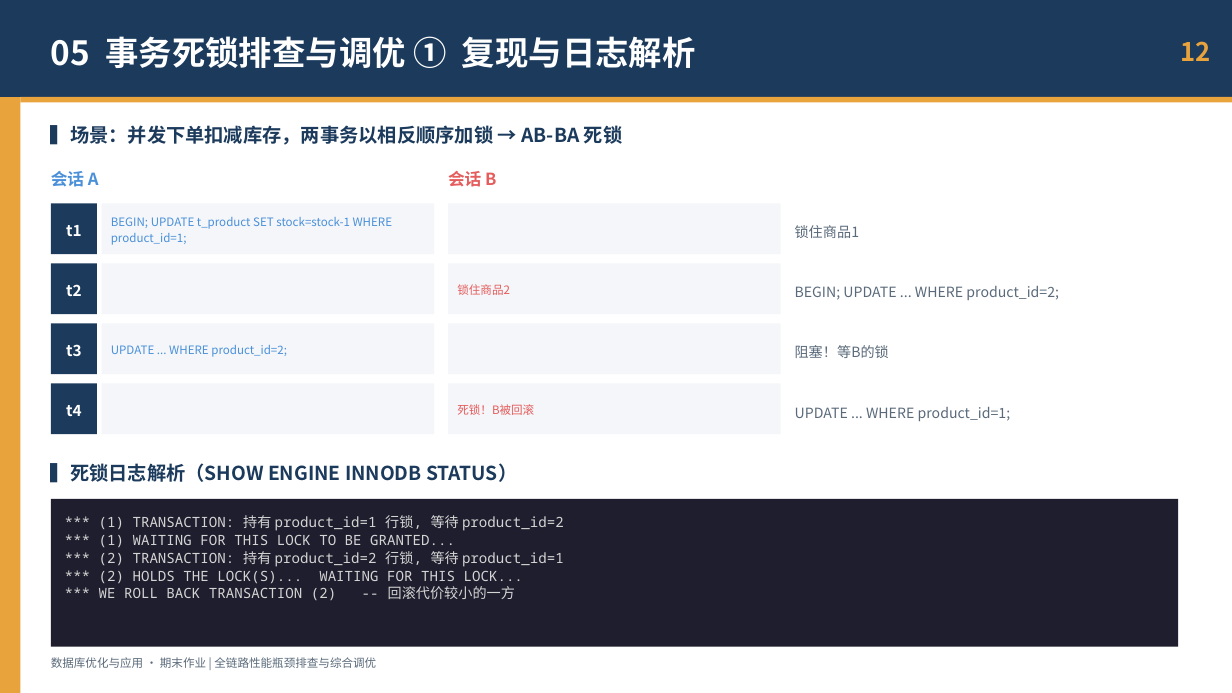
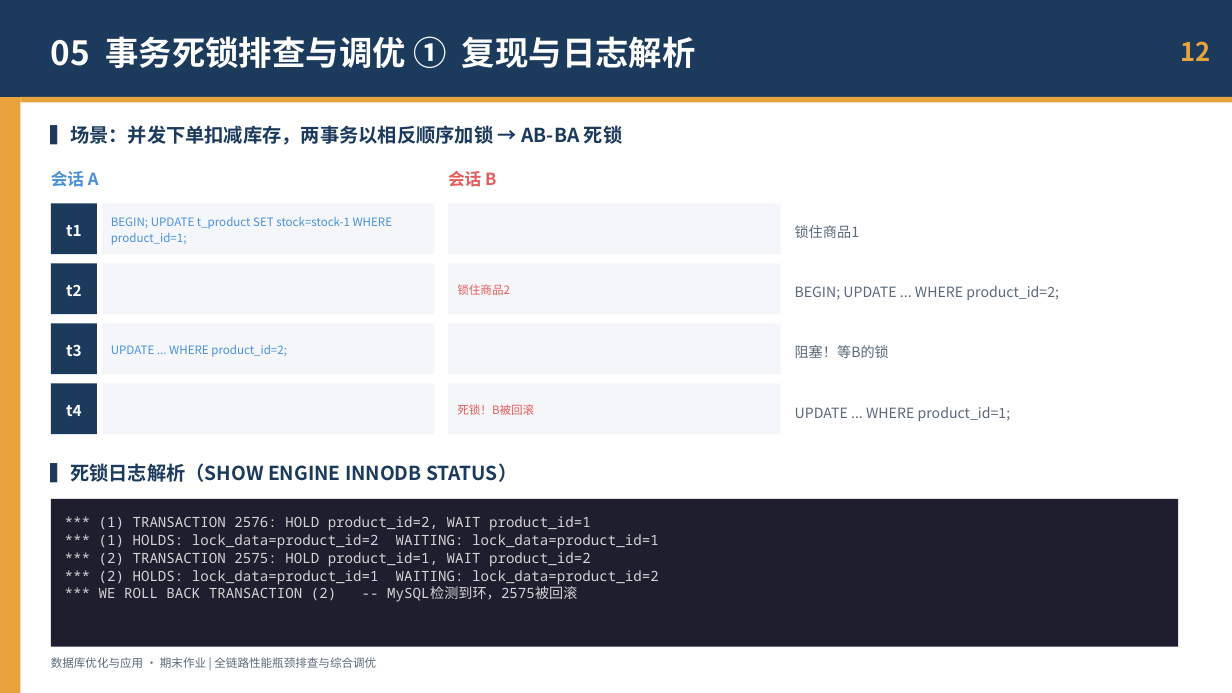
Before and after one commit to nxj23/-, a slide deck: slide 12 of db_optimization_demo/ppt/全链路性能瓶颈排查与综合调优.pptx. Drawn at 1232x693 pixels with LibreOffice and Linux fonts; fonts in the diff are those of the drawing. Boxes give left, top, right and bottom in pixels: in the first picture for what was removed or moved away, otherwise in the second. Text is boxed around its words. In the diff, an @@ line names an element or a change of style, - is before the commit and + after.

```diff
--- a/db_optimization_demo/ppt/全链路性能瓶颈排查与综合调优.pptx
+++ b/db_optimization_demo/ppt/全链路性能瓶颈排查与综合调优.pptx
@@ text at [99, 516, 659, 602]: text changed @@
-*** (1) TRANSACTION: 持有 product_id=1 行锁, 等待 product_id=2
-*** (1) WAITING FOR THIS LOCK TO BE GRANTED...
-*** (2) TRANSACTION: 持有 product_id=2 行锁, 等待 product_id=1
-*** (2) HOLDS THE LOCK(S)... WAITING FOR THIS LOCK...
-*** WE ROLL BACK TRANSACTION (2) -- 回滚代价较小的一方
+*** (1) TRANSACTION 2576: HOLD product_id=2, WAIT product_id=1
+*** (1) HOLDS: lock_data=product_id=2 WAITING: lock_data=product_id=1
+*** (2) TRANSACTION 2575: HOLD product_id=1, WAIT product_id=2
+*** (2) HOLDS: lock_data=product_id=1 WAITING: lock_data=product_id=2
+*** WE ROLL BACK TRANSACTION (2) -- MySQL检测到环，2575被回滚
```
Also in this commit, not shown: 7 other slides changed, 10 other files.
